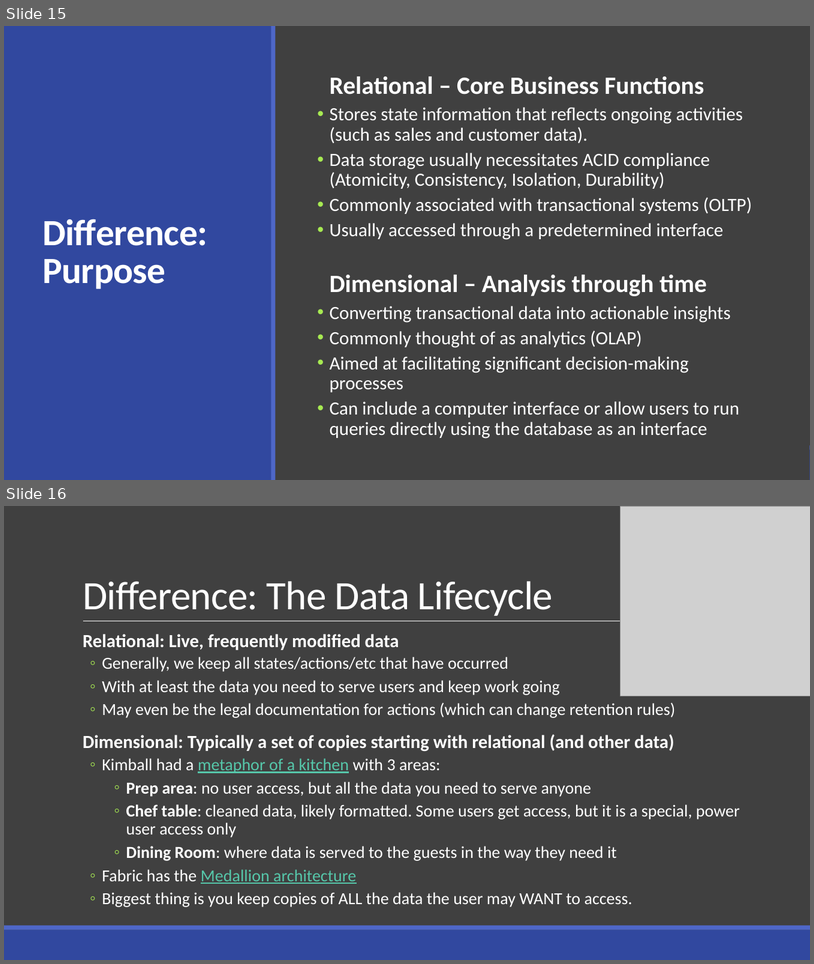
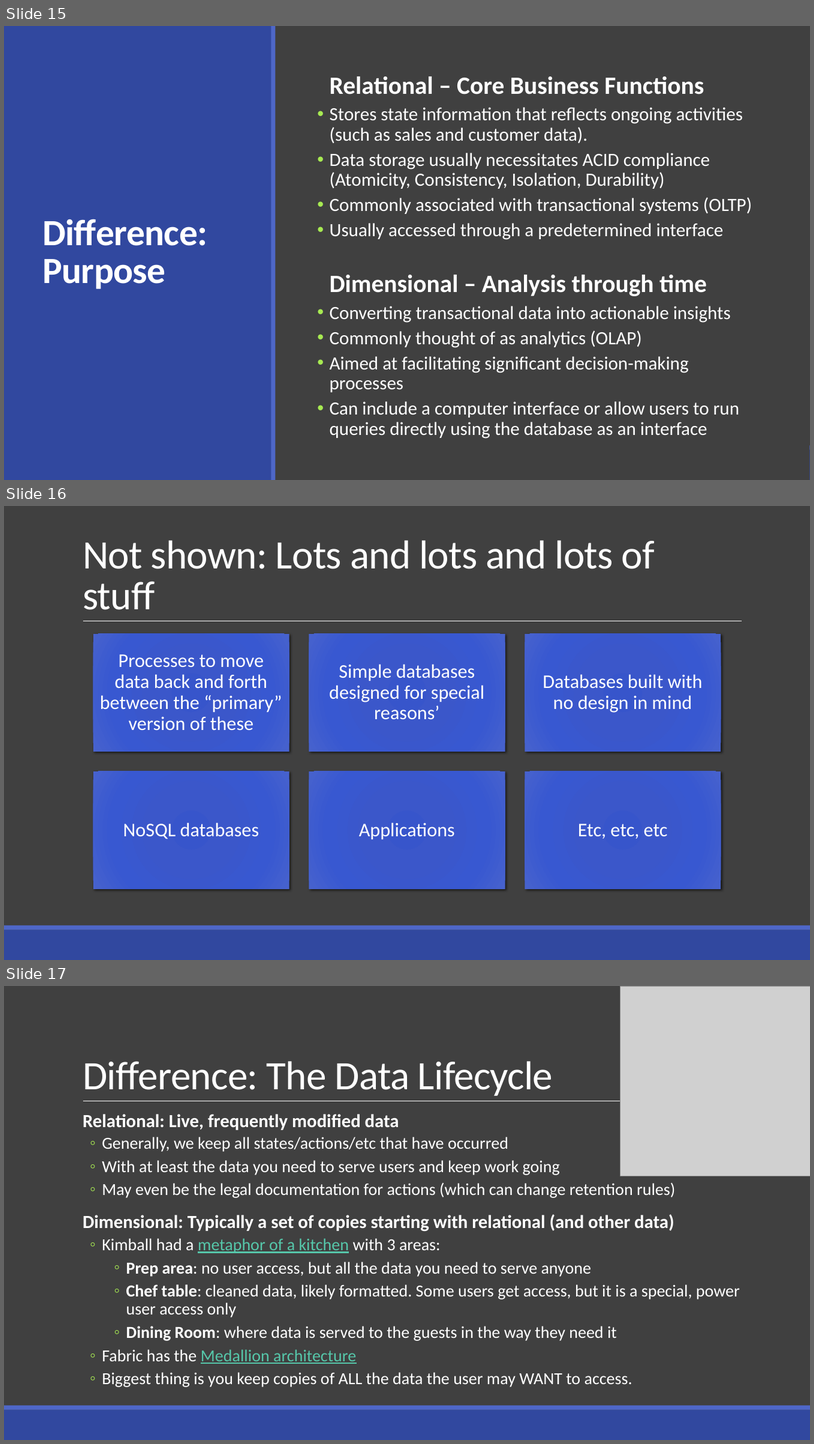
Before and after one commit to drsqlgithub/Presentation-Downloads, a slide deck: BI Versus Relational Design/Bi Versus Relational.pptx. Shown one above the other, each under a label of ours: slides 15 and 16 before the commit, slides 15, 16 and 17 after it. The pictures are 814x964 and 814x1444 pixels, drawn with LibreOffice and Linux fonts; fonts in the diff are those of the drawing; grey boxes stand for pictures. Boxes give left, top, right and bottom in pixels: in the first picture for what was removed or moved away, otherwise in the second. Text is boxed around its words. In the diff, an @@ line names an element or a change of style, - is before the commit and + after.

```diff
--- a/BI Versus Relational Design/Bi Versus Relational.pptx
+++ b/BI Versus Relational Design/Bi Versus Relational.pptx
@@ slide 16 added at (4,506,810,960), background #404040; not listed: 3 template elements that a slide beside it also shows @@
@@ title added at (83,540,655,610), 48 pt, text #FFFFFF @@
+Not shown: Lots and lots and lots of stuff
@@ group added at (93,634,722,889): 6 rectangles, 6 texts @@
+Processes to move data back and forth between the “primary” version of these
+Simple databases designed for special reasons’
+Databases built with no design in mind
+NoSQL databases
+Applications
+Etc, etc, etc
@@ what was slide 16 is now slide 17 @@
```
Also in this commit, not shown: 2 slides changed, 18 other files.
